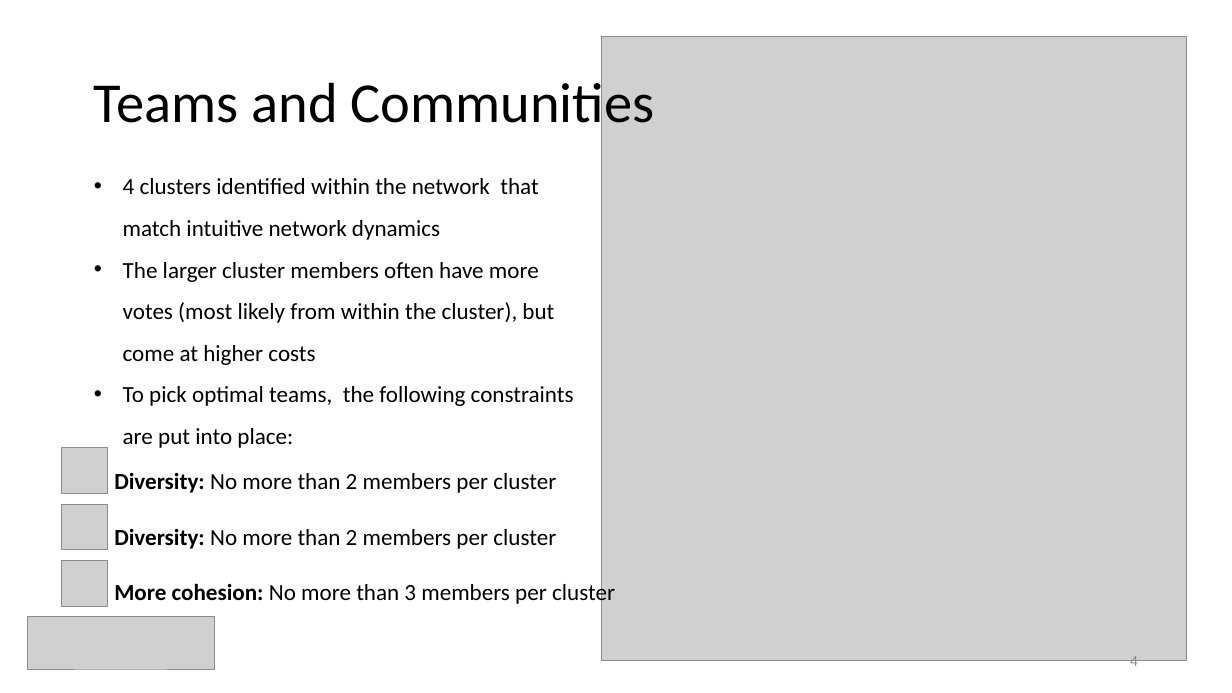
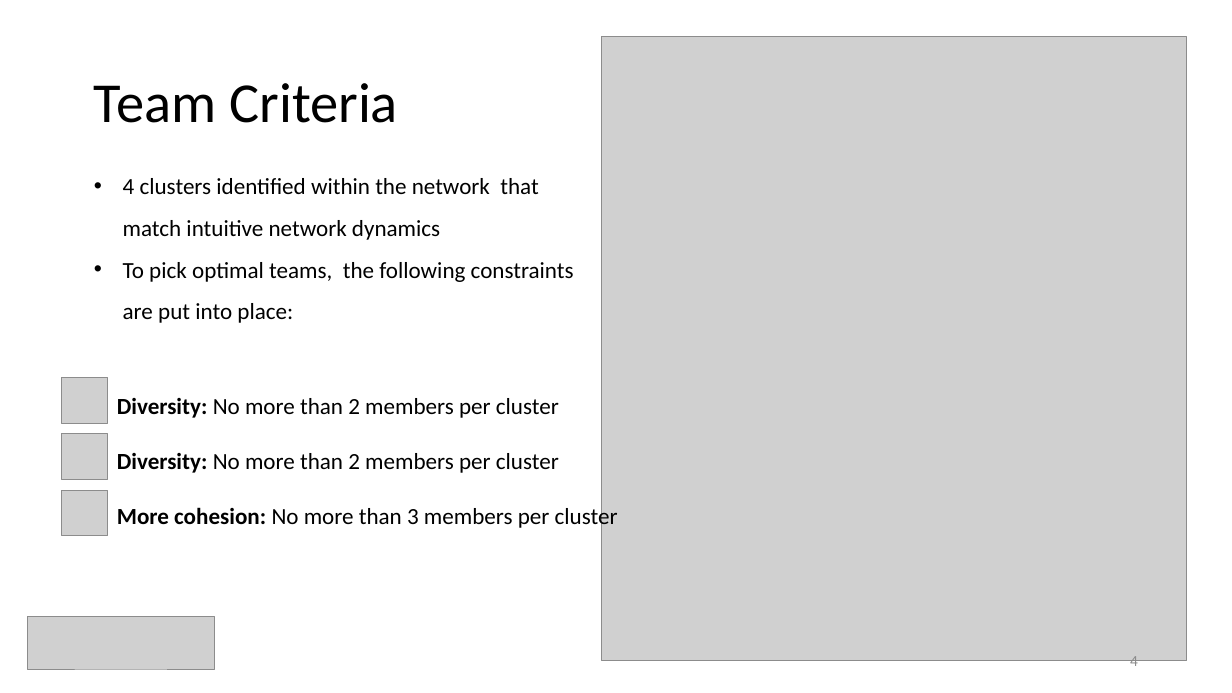
Before and after one commit to ceciliacheungns/Analytics_In_Business, a slide deck: slide 5 of Presentation.pptx. Drawn at 1232x693 pixels with LibreOffice and Linux fonts; fonts in the diff are those of the drawing; grey boxes stand for pictures. Boxes give left, top, right and bottom in pixels: in the first picture for what was removed or moved away, otherwise in the second. Text is boxed around its words. In the diff, an @@ line names an element or a change of style, - is before the commit and + after.

```diff
--- a/Presentation.pptx
+++ b/Presentation.pptx
@@ title at bbox=[94, 83, 398, 123]: text changed @@
-Teams and Communities
+Team Criteria
@@ text at bbox=[123, 262, 554, 365]: paragraph removed @@
-• The larger cluster members often have more votes (most likely from within the cluster), but come at higher costs
@@ text "Diversity: No more than 2 ...": place and size @@
-text "Diversity: No more than 2 ..." at bbox=[114, 473, 615, 607]
+text "Diversity: No more than 2 ..." at bbox=[117, 398, 618, 531]
@@ 3 pictures: place and size @@
-3 pictures at bbox=[62, 448, 108, 607]
+3 pictures at bbox=[62, 377, 108, 536]
```
Also in this commit, not shown: 2 other slides changed.
